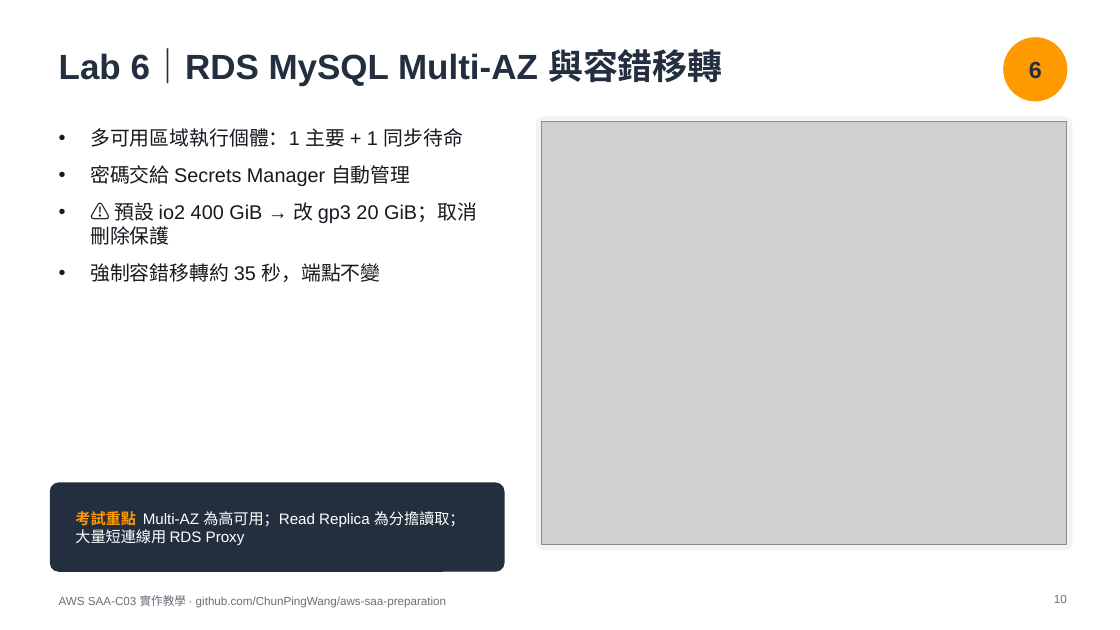
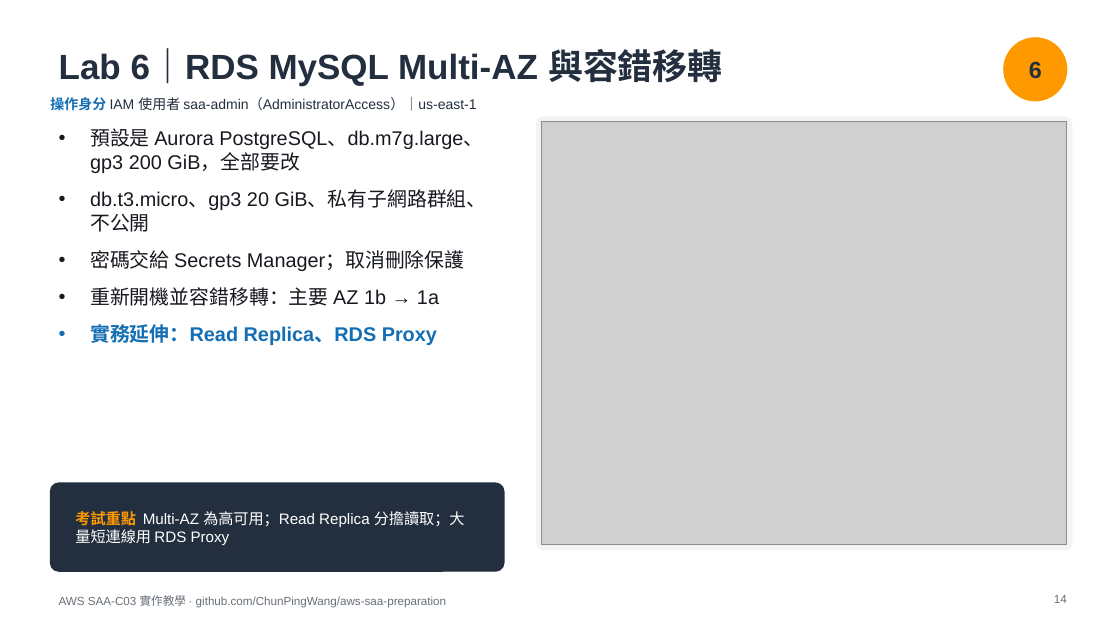
Before and after one commit to ChunPingWang/aws-saa-preparation, a slide deck: slide 14 of slides/aws-saa-c03-hands-on.pptx (slide 10 before the commit). Drawn at 1120x630 pixels with LibreOffice and Linux fonts; fonts in the diff are those of the drawing; grey boxes stand for pictures. Boxes give left, top, right and bottom in pixels: in the first picture for what was removed or moved away, otherwise in the second. Text is boxed around its words. In the diff, an @@ line names an element or a change of style, - is before the commit and + after.

Commit message:
v2: slides — identity chips, Lab 0, access comparison, CIDR, Regional/Zonal, practical extensions

```diff
--- a/slides/aws-saa-c03-hands-on.pptx
+++ b/slides/aws-saa-c03-hands-on.pptx
@@ text added at (50,97,476,111), 12 pt, text #232F3E @@
+操作身分 IAM 使用者 saa-admin（AdministratorAccess）｜us-east-1
@@ text at (90,128,487,345): text changed @@
-• 多可用區域執行個體：1 主要 + 1 同步待命
-• 密碼交給 Secrets Manager 自動管理
-• ⚠ 預設 io2 400 GiB → 改 gp3 20 GiB；取消刪除保護
-• 強制容錯移轉約 35 秒，端點不變
+• 預設是 Aurora PostgreSQL、db.m7g.large、gp3 200 GiB，全部要改
+• db.t3.micro、gp3 20 GiB、私有子網路群組、不公開
+• 密碼交給 Secrets Manager；取消刪除保護
+• 重新開機並容錯移轉：主要 AZ 1b → 1a
+• 實務延伸：Read Replica、RDS Proxy
@@ text at (75,511,465,545): text changed @@
-考試重點 Multi-AZ 為高可用；Read Replica 為分擔讀取；大量短連線用 RDS Proxy
+考試重點 Multi-AZ 為高可用；Read Replica 分擔讀取；大量短連線用 RDS Proxy
@@ page number at (1054,595,1067,603): text changed @@
-10
+14
```
Also in this commit, not shown: 13 other slides changed, 4 slides added.
